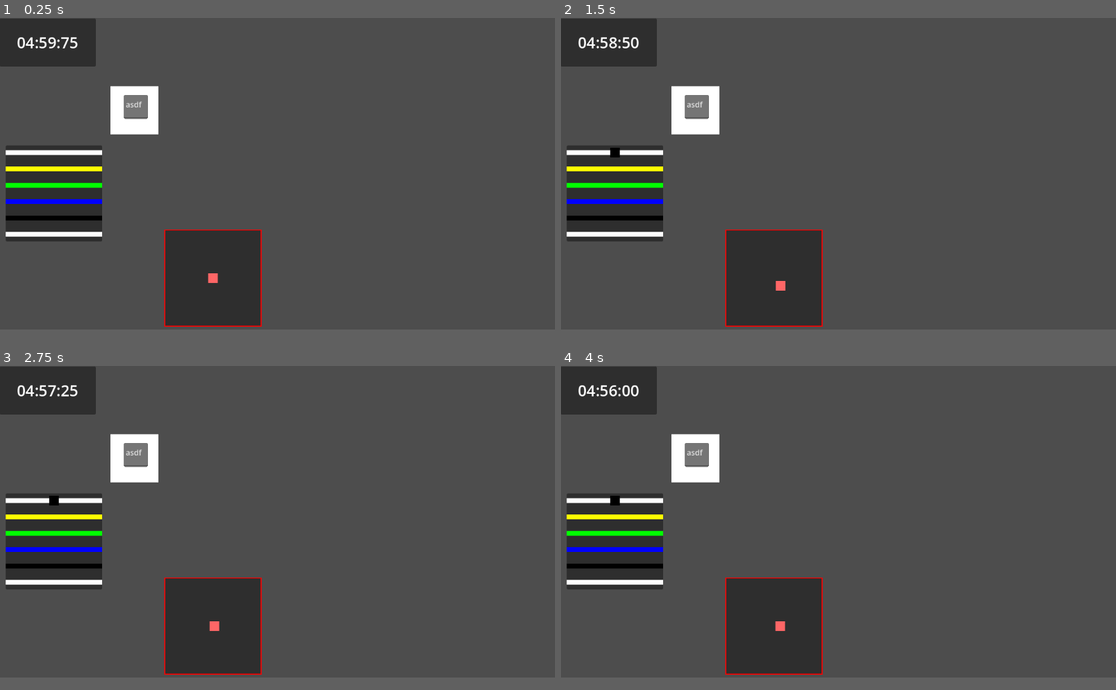
Above: before the commit, frames 1-4 (two rows, left to right).
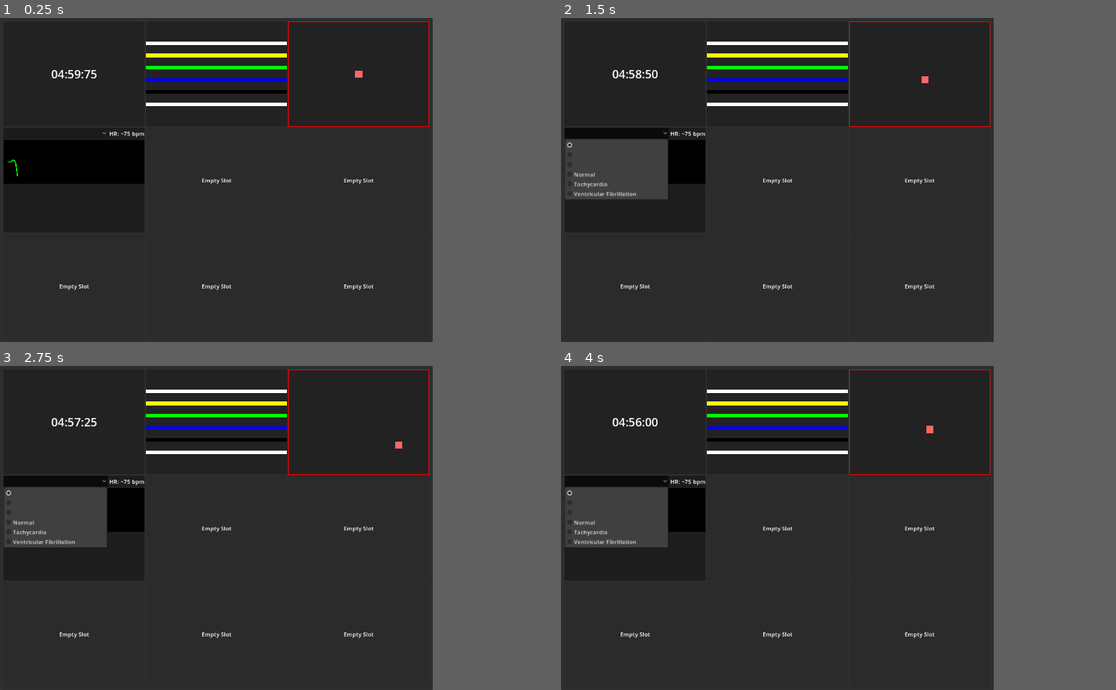
Above: after the commit, the same moments.

Repository: yutianzhe30/KeepTalkingOL
Game: Godot game, scene res://main.tscn
Same seed, same stepped clock (60 frames per second), same inputs: the game is played once before the commit and once after it.
Inputs (mouse positions are in pixels of both pictures, inside the frame that each line leads up to):
- Up to frame 1 (0.25 s): no input
- Up to frame 2 (1.5 s): click (616, 154) at 0.52 s; click (633, 128) at 1.27 s
- Up to frame 3 (2.75 s): hold D (right) from 2.03 s (still down)
- Up to frame 4 (4 s): release D (right) at 2.78 s; hold S (down) 2.78-3.53 s; hold D (right) from 3.53 s (still down)
The window is 799x449 before the commit and 623x467 after it. Grey fills any space a smaller window leaves; there, only what the larger window draws over its background counts as a difference.

The runs differ from the first frame. In frame 1, 65% of the frame differs, in the area x 0-78%, y 0-97%; in frame 2, 64%; in frame 3, 64%; in frame 4, 64%.

Commit message:
improve layout

Diff:
--- /dev/null
+++ b/Scenes/Modules/PlaceholderModule.tscn
@@ -0,0 +1,13 @@
+[gd_scene format=3 uid="uid://dpsk0h3s01qne"]
+
+[node name="PlaceholderModule" type="PanelContainer"]
+self_modulate = Color(1, 1, 1, 0.25)
+custom_minimum_size = Vector2(200, 200)
+size_flags_horizontal = 3
+size_flags_vertical = 3
+
+[node name="Label" type="Label" parent="."]
+layout_mode = 2
+text = "Empty Slot"
+horizontal_alignment = 1
+vertical_alignment = 1
--- a/main.tscn
+++ b/main.tscn
@@ -1,41 +1,79 @@
-[gd_scene format=3 uid="uid://dm0xsjs6w7jdg"]
+[gd_scene load_steps=6 format=3 uid="uid://dm0xsjs6w7jdg"]
 
-[ext_resource type="PackedScene" uid="uid://bumy8q4j2k5m" path="res://Scenes/Modules/TimerModule.tscn" id="2_0xm2m"]
-[ext_resource type="PackedScene" path="res://Scenes/Modules/WireModule.tscn" id="2_h2yge"]
-[ext_resource type="PackedScene" path="res://Scenes/Modules/BalanceModule.tscn" id="3_h2yge"]
+[ext_resource type="PackedScene" uid="uid://bumy8q4j2k5m" path="res://Scenes/Modules/TimerModule.tscn" id="1_timer"]
+[ext_resource type="PackedScene" path="res://Scenes/Modules/WireModule.tscn" id="2_wire"]
+[ext_resource type="PackedScene" path="res://Scenes/Modules/BalanceModule.tscn" id="3_balance"]
+[ext_resource type="PackedScene" path="res://Scenes/Modules/ECGModule.tscn" id="4_ecg"]
+[ext_resource type="PackedScene" uid="uid://dpsk0h3s01qne" path="res://Scenes/Modules/PlaceholderModule.tscn" id="5_placeholder"]
 
-[node name="Node2D" type="Node2D" unique_id=393326942]
+[node name="Main" type="Control"]
+layout_mode = 3
+anchors_preset = 15
+anchor_right = 1.0
+anchor_bottom = 1.0
+grow_horizontal = 2
+grow_vertical = 2
 
-[node name="ColorRect" type="ColorRect" parent="." unique_id=1453658095]
-layout_direction = 1
-offset_left = 230.0
-offset_top = 141.0
-offset_right = 330.0
-offset_bottom = 241.0
+[node name="PanelContainer" type="PanelContainer" parent="."]
+layout_mode = 1
+anchors_preset = 15
+anchor_right = 1.0
+anchor_bottom = 1.0
+grow_horizontal = 2
+grow_vertical = 2
 
-[node name="TextEdit" type="TextEdit" parent="ColorRect" unique_id=1491220419]
-custom_minimum_size = Vector2(50, 50)
-layout_mode = 0
-offset_left = 28.0
-offset_top = 18.0
-offset_right = 78.0
-offset_bottom = 68.0
-text = "asdf"
-placeholder_text = "asdfas"
+[node name="MarginContainer" type="MarginContainer" parent="PanelContainer"]
+layout_mode = 2
+theme_override_constants/margin_left = 10
+theme_override_constants/margin_top = 10
+theme_override_constants/margin_right = 10
+theme_override_constants/margin_bottom = 10
 
-[node name="Camera2D" type="Camera2D" parent="." unique_id=785851655]
-position = Vector2(577, 323)
+[node name="GridContainer" type="GridContainer" parent="PanelContainer/MarginContainer"]
+layout_mode = 2
+columns = 3
 
-[node name="TimerModule" parent="." unique_id=2101147815 instance=ExtResource("2_0xm2m")]
+[node name="TimerModule" parent="PanelContainer/MarginContainer/GridContainer" instance=ExtResource("1_timer")]
+layout_mode = 2
+size_flags_horizontal = 3
+size_flags_vertical = 3
 
-[node name="WireModule" parent="." unique_id=1330335668 instance=ExtResource("2_h2yge")]
-offset_left = 13.0
-offset_top = 264.0
-offset_right = 213.0
-offset_bottom = 464.0
+[node name="WireModule" parent="PanelContainer/MarginContainer/GridContainer" instance=ExtResource("2_wire")]
+layout_mode = 2
+size_flags_horizontal = 3
+size_flags_vertical = 3
 
-[node name="BalanceModule" parent="." unique_id=2053615184 instance=ExtResource("3_h2yge")]
-offset_left = 343.0
-offset_top = 440.0
-offset_right = 543.0
-offset_bottom = 640.0
+[node name="BalanceModule" parent="PanelContainer/MarginContainer/GridContainer" instance=ExtResource("3_balance")]
+layout_mode = 2
+size_flags_horizontal = 3
+size_flags_vertical = 3
+
+[node name="ECGModule" parent="PanelContainer/MarginContainer/GridContainer" instance=ExtResource("4_ecg")]
+layout_mode = 2
+size_flags_horizontal = 3
+size_flags_vertical = 3
+
+[node name="Placeholder1" parent="PanelContainer/MarginContainer/GridContainer" instance=ExtResource("5_placeholder")]
+layout_mode = 2
+size_flags_horizontal = 3
+size_flags_vertical = 3
+
+[node name="Placeholder2" parent="PanelContainer/MarginContainer/GridContainer" instance=ExtResource("5_placeholder")]
+layout_mode = 2
+size_flags_horizontal = 3
+size_flags_vertical = 3
+
+[node name="Placeholder3" parent="PanelContainer/MarginContainer/GridContainer" instance=ExtResource("5_placeholder")]
+layout_mode = 2
+size_flags_horizontal = 3
+size_flags_vertical = 3
+
+[node name="Placeholder4" parent="PanelContainer/MarginContainer/GridContainer" instance=ExtResource("5_placeholder")]
+layout_mode = 2
+size_flags_horizontal = 3
+size_flags_vertical = 3
+
+[node name="Placeholder5" parent="PanelContainer/MarginContainer/GridContainer" instance=ExtResource("5_placeholder")]
+layout_mode = 2
+size_flags_horizontal = 3
+size_flags_vertical = 3
--- a/project.godot
+++ b/project.godot
@@ -15,6 +15,13 @@
 config/features=PackedStringArray("4.6", "Forward Plus")
 config/icon="res://icon.svg"
 
+[display/window]
+
+size/viewport_width=1200
+size/viewport_height=900
+stretch/mode="canvas_items"
+stretch/aspect="keep"
+
 [input]
 
 left={
@@ -25,20 +32,20 @@
 }
 right={
 "deadzone": 0.2,
-"events": [Object(InputEventKey,"resource_local_to_scene":fa …(140 unchanged characters)… d":false,"keycode":0,"physical_keycode":0,"key_label":4194321,"unicode":0,"location":0,"echo":false,"script":null)
-, Object(InputEventKey,"resource_local_to_scene":false,"reso …(131 unchanged characters)… d":false,"keycode":0,"physical_keycode":68,"key_label":0,"unicode":100,"location":0,"echo":false,"script":null)
+"events": [Object(InputEventKey,"resource_local_to_scene":fa …(140 unchanged characters)… d":false,"keycode":0,"physical_keycode":68,"key_label":0,"unicode":100,"location":0,"echo":false,"script":null)
+, Object(InputEventKey,"resource_local_to_scene":false,"reso …(131 unchanged characters)… d":false,"keycode":0,"physical_keycode":0,"key_label":4194321,"unicode":0,"location":0,"echo":false,"script":null)
 ]
 }
 up={
 "deadzone": 0.2,
-"events": [Object(InputEventKey,"resource_local_to_scene":fa …(154 unchanged characters)… ode":0,"physical_keycode":0,"key_label":4194320,"unicode":0,"location":0,"echo":false,"script":null)
-, Object(InputEventKey,"resource_local_to_scene":false,"reso …(145 unchanged characters)… ode":0,"physical_keycode":0,"key_label":87,"unicode":119,"location":0,"echo":false,"script":null)
+"events": [Object(InputEventKey,"resource_local_to_scene":fa …(154 unchanged characters)… ode":0,"physical_keycode":0,"key_label":87,"unicode":119,"location":0,"echo":false,"script":null)
+, Object(InputEventKey,"resource_local_to_scene":false,"reso …(145 unchanged characters)… ode":0,"physical_keycode":0,"key_label":4194320,"unicode":0,"location":0,"echo":false,"script":null)
 ]
 }
 down={
 "deadzone": 0.2,
-"events": [Object(InputEventKey,"resource_local_to_scene":fa …(154 unchanged characters)… ode":0,"physical_keycode":0,"key_label":4194322,"unicode":0,"location":0,"echo":false,"script":null)
-, Object(InputEventKey,"resource_local_to_scene":false,"reso …(145 unchanged characters)… ode":0,"physical_keycode":0,"key_label":83,"unicode":115,"location":0,"echo":false,"script":null)
+"events": [Object(InputEventKey,"resource_local_to_scene":fa …(154 unchanged characters)… ode":0,"physical_keycode":0,"key_label":83,"unicode":115,"location":0,"echo":false,"script":null)
+, Object(InputEventKey,"resource_local_to_scene":false,"reso …(145 unchanged characters)… ode":0,"physical_keycode":0,"key_label":4194322,"unicode":0,"location":0,"echo":false,"script":null)
 ]
 }
 
